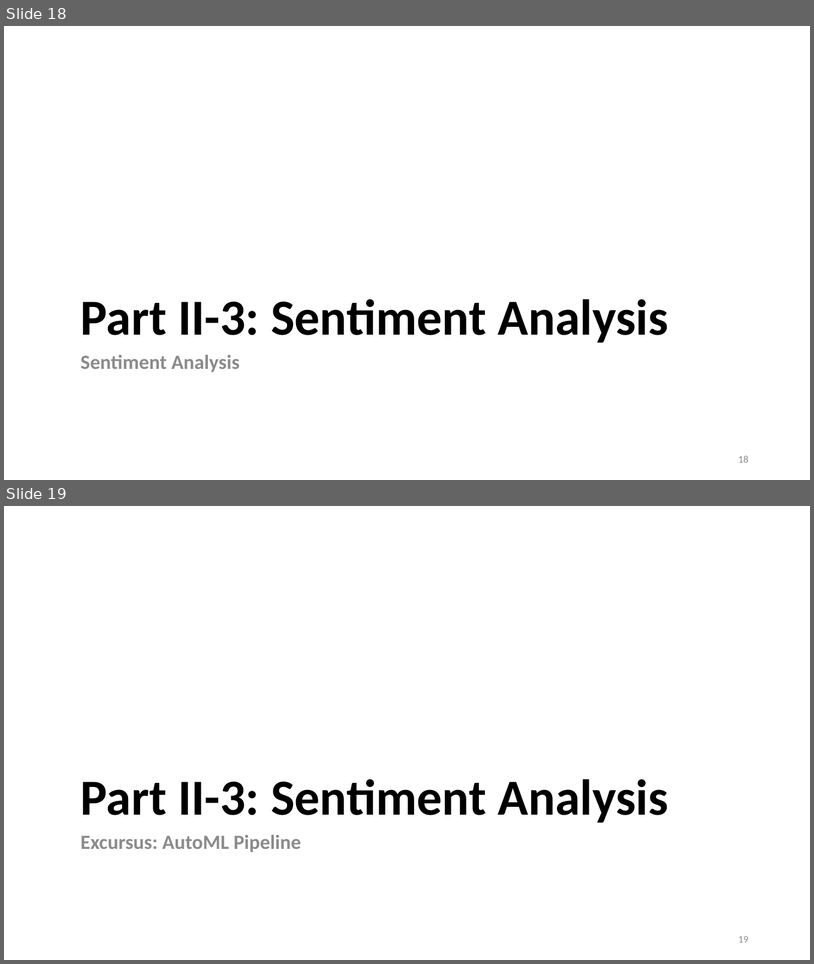
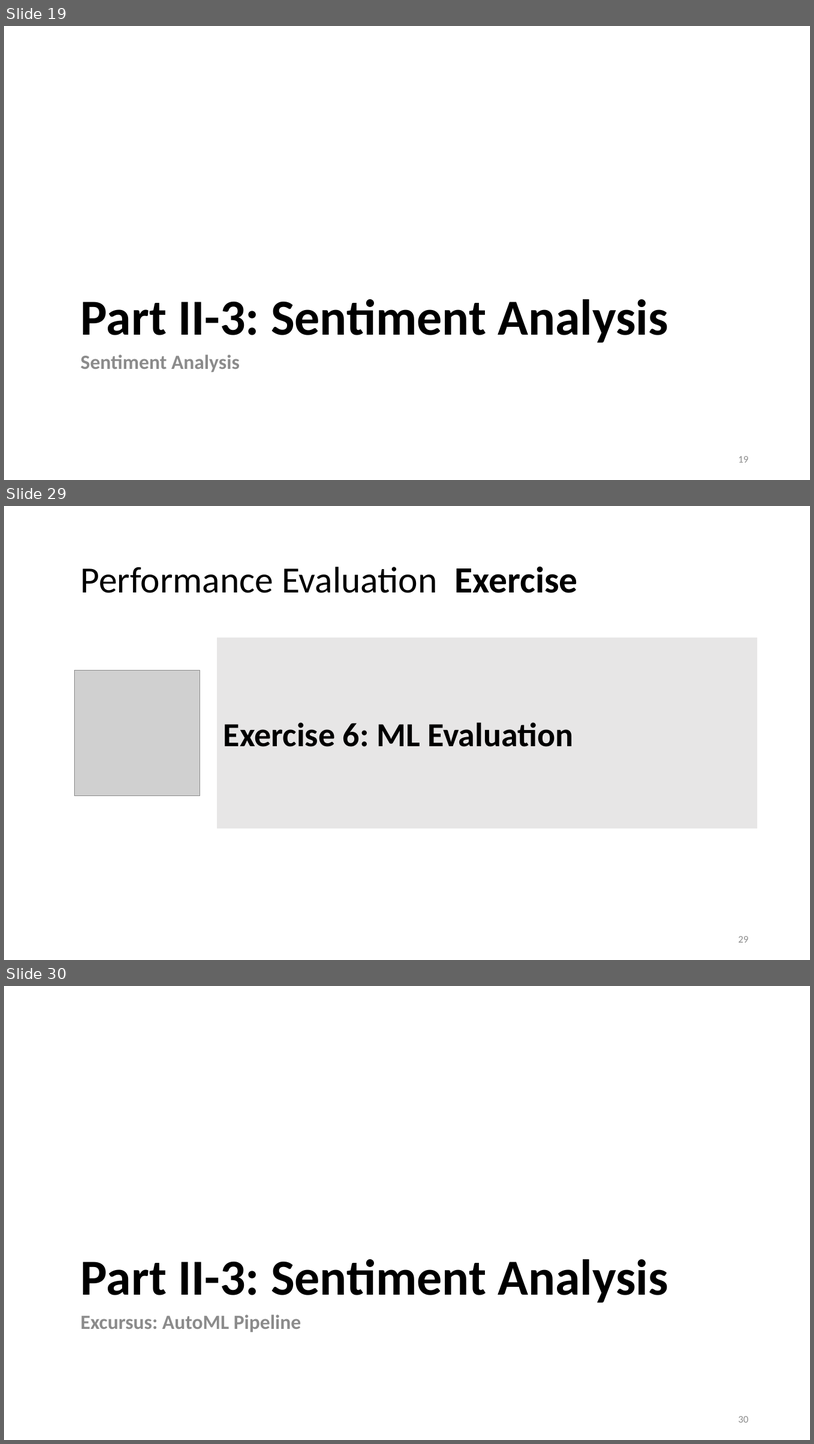
Before and after one commit to lisa-wm/consulting, a slide deck: 5_seminar/Contents_Part_02/slides/slides_II_3.pptx. Shown one above the other, each under a label of ours: slides 18 and 19 before the commit, slides 19, 29 and 30 after it; the slides between them are not shown. The pictures are 814x964 and 814x1444 pixels, drawn with LibreOffice and Linux fonts; fonts in the diff are those of the drawing; grey boxes stand for pictures. Boxes give left, top, right and bottom in pixels: in the first picture for what was removed or moved away, otherwise in the second. Text is boxed around its words. In the diff, an @@ line names an element or a change of style, - is before the commit and + after.

```diff
--- a/5_seminar/Contents_Part_02/slides/slides_II_3.pptx
+++ b/5_seminar/Contents_Part_02/slides/slides_II_3.pptx
@@ slide 29 added at [4, 506, 810, 960], background #FFFFFF @@
@@ title added at [81, 566, 578, 593], 44 pt, text #000000 @@
+Performance Evaluation Exercise
@@ rectangle added at [218, 638, 757, 828], fill #E7E6E6, outline #E7E6E6 1.5 pt, 40 pt, text #000000, bold @@
+Exercise 6: ML Evaluation
@@ picture added at [75, 670, 200, 795] @@
@@ page number added at [738, 936, 749, 942], 12 pt, text #8C8C8C @@
+29
@@ what was slide 18 is now slide 19 @@
@@ page number at [738, 456, 749, 462]: text changed @@
-18
+19
@@ what was slide 19 is now slide 30 @@
@@ page number at [738, 1416, 749, 1422]: text changed @@
-19
+30
```
Also in this commit, not shown: 3 slides changed, 11 other slides added, 1 slide removed, 3 other files.
